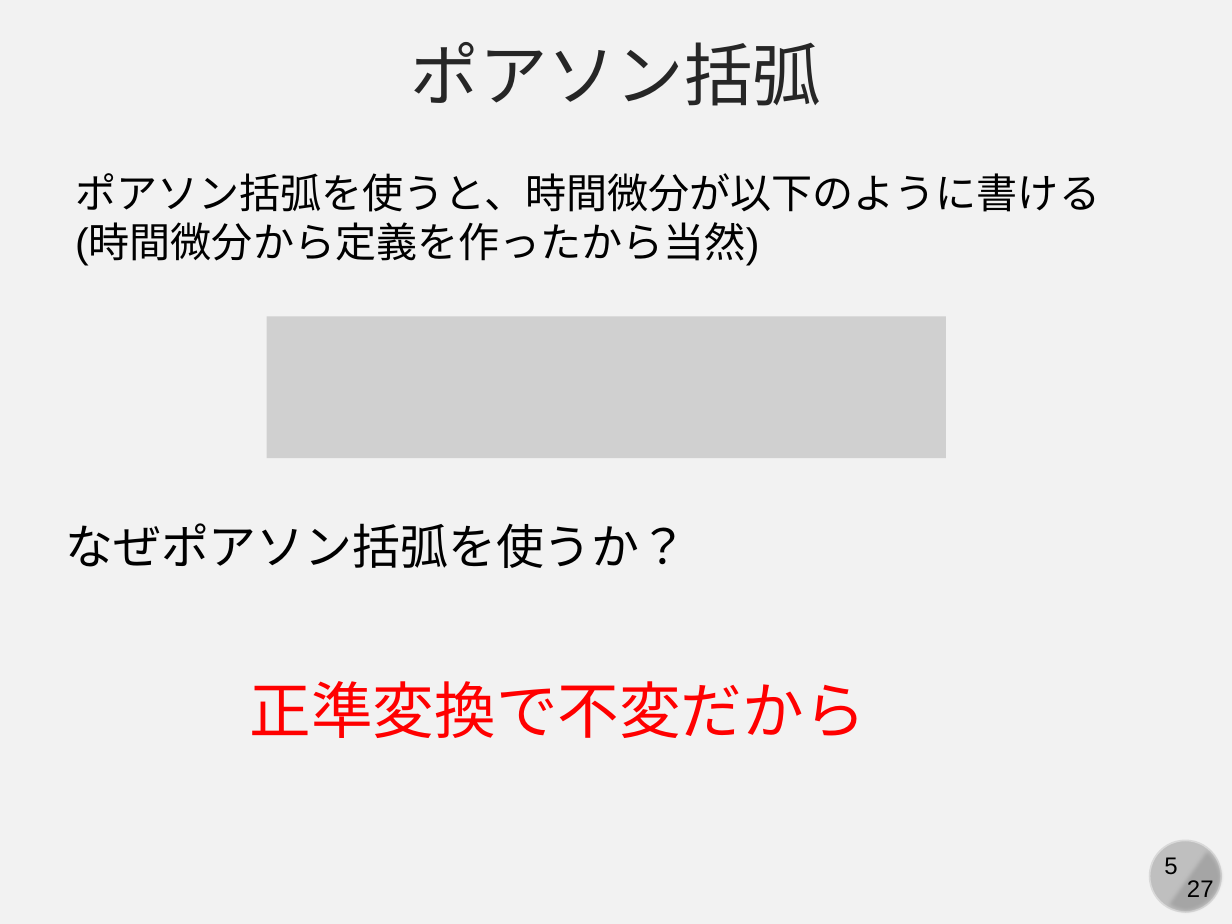
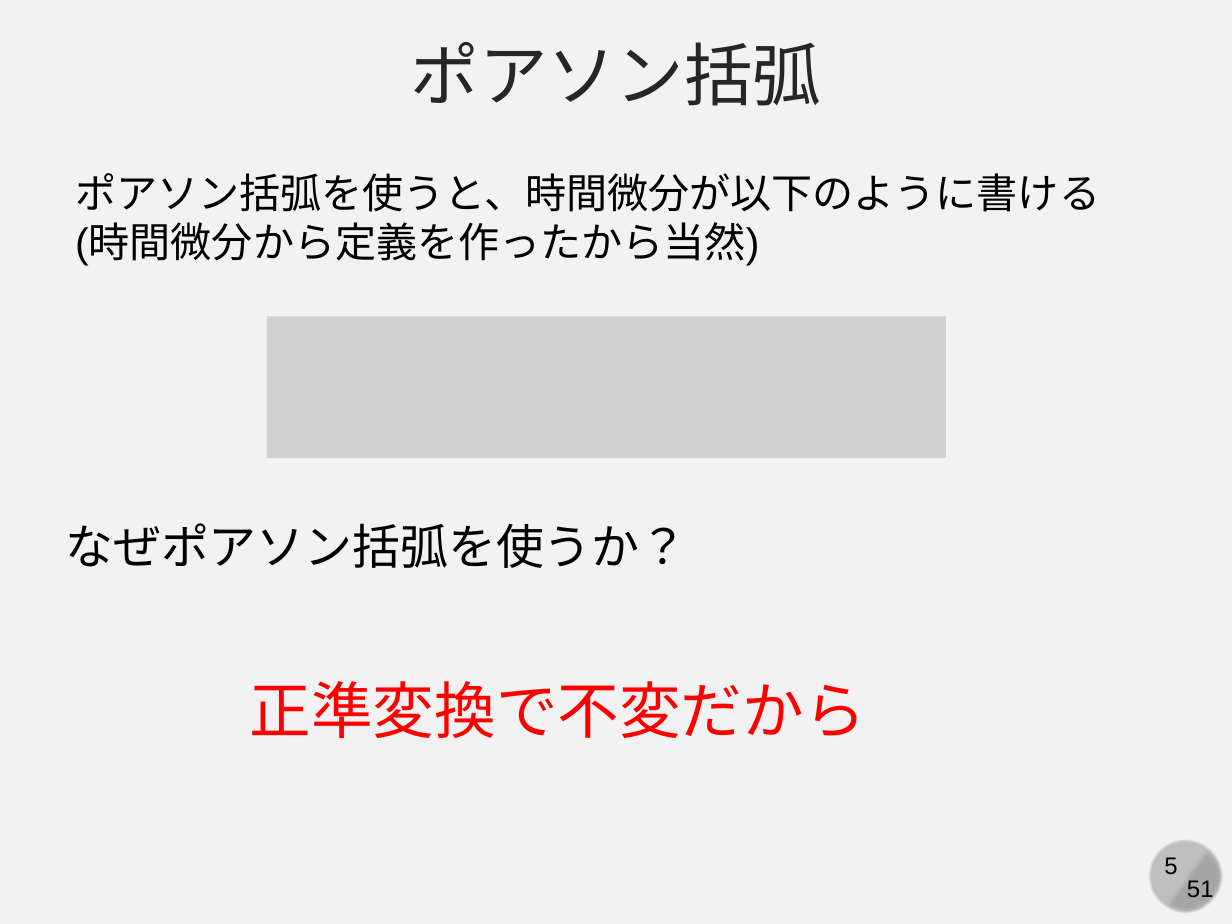
Before and after one commit to kaityo256/classical_mechanics, a slide deck: slide 5 of poisson/fig/slide.pptx. Drawn at 1232x924 pixels with LibreOffice and Linux fonts; fonts in the diff are those of the drawing; grey boxes stand for pictures. Boxes give left, top, right and bottom in pixels: in the first picture for what was removed or moved away, otherwise in the second. Text is boxed around its words. In the diff, an @@ line names an element or a change of style, - is before the commit and + after.

```diff
--- a/poisson/fig/slide.pptx
+++ b/poisson/fig/slide.pptx
@@ text at [1187,880,1214,903]: text changed @@
-27
+51
```
Also in this commit, not shown: 27 other slides changed, 23 slides added, 1 other file.
